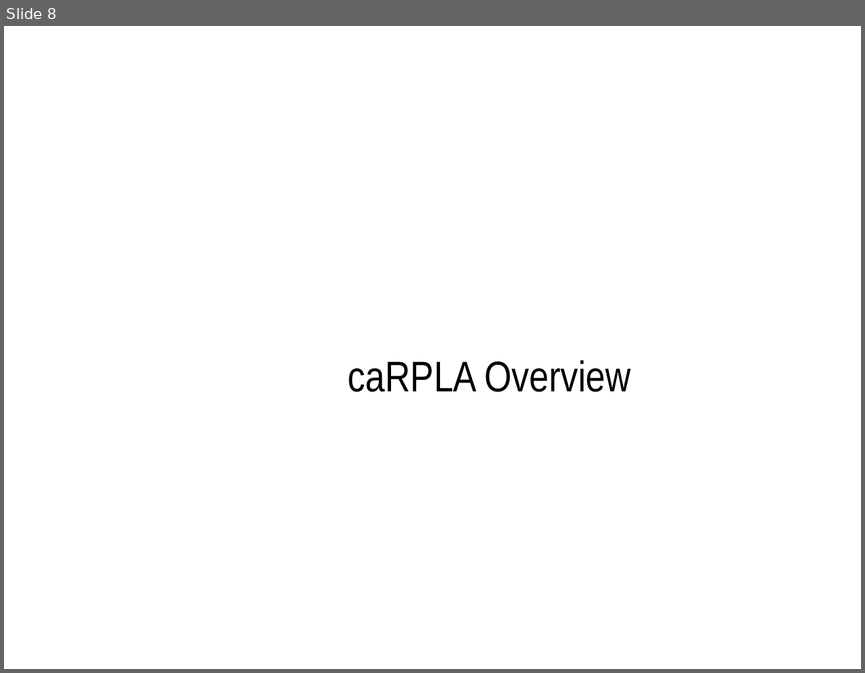
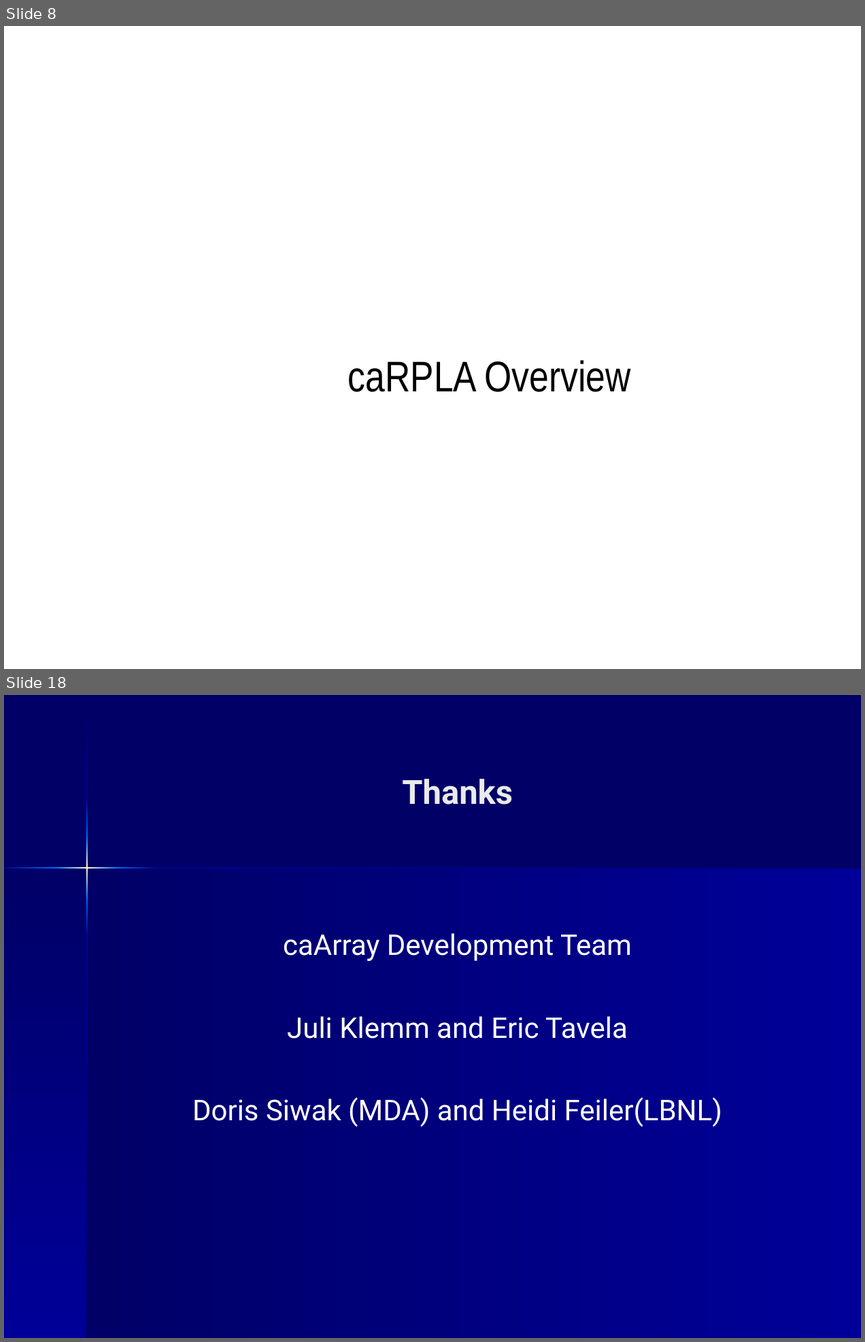
Before and after one commit to NCIP/caarray-docs, a slide deck: project_management/open_meetings/caArray User Community Meeting July2.ppt. Shown one above the other, each under a label of ours: slide 8 before the commit, slides 8 and 18 after it; the slides between them are not shown. The pictures are 865x673 and 865x1342 pixels, drawn with LibreOffice and Linux fonts; fonts in the diff are those of the drawing; background and template pictures are left out. Boxes give left, top, right and bottom in pixels: in the first picture for what was removed or moved away, otherwise in the second. Text is boxed around its words. In the diff, an @@ line names an element or a change of style, - is before the commit and + after.

```diff
--- a/project_management/open_meetings/caArray User Community Meeting July2.ppt
+++ b/project_management/open_meetings/caArray User Community Meeting July2.ppt
@@ slide 18 added at (x1=4, y1=695, x2=861, y2=1338), background #000066 @@
@@ title added at (x1=402, y1=779, x2=513, y2=804), 28 pt, text #EAEAEA, bold @@
+Thanks
@@ group added at (x1=4, y1=696, x2=861, y2=1338): 11 freeform shapes @@
@@ text added at (x1=192, y1=933, x2=722, y2=1127), 24 pt, text #FFFFFF @@
+caArray Development Team
+Juli Klemm and Eric Tavela
+Doris Siwak (MDA) and Heidi Feiler(LBNL)
```
Also in this commit, not shown: 10 other slides added.
